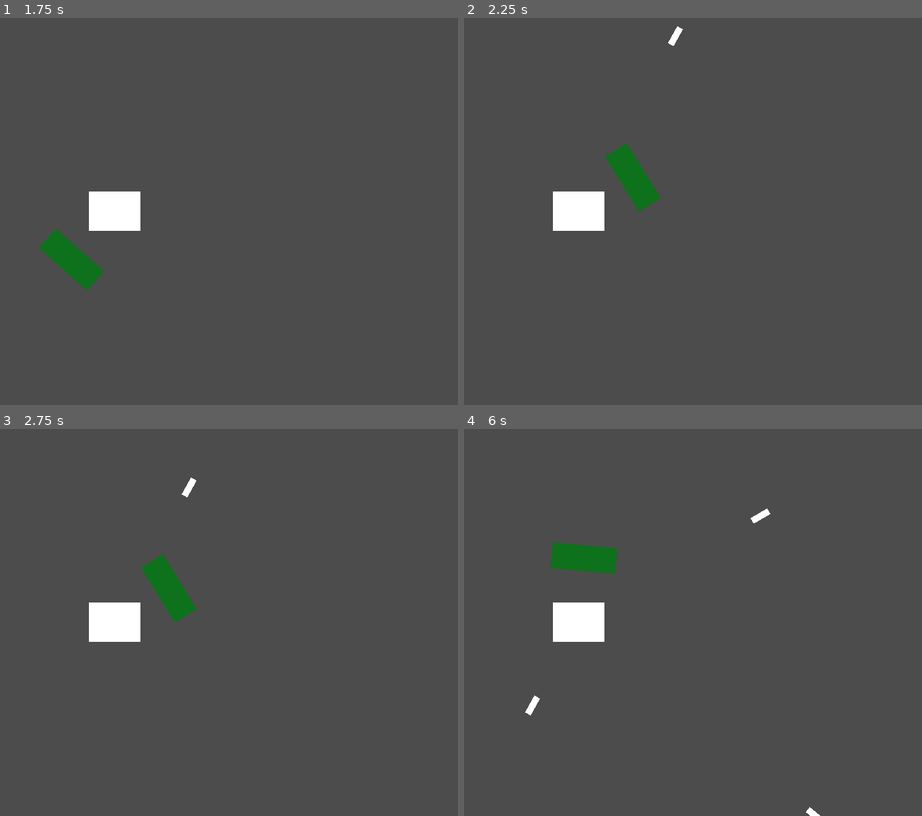
Above: before the commit, frames 1-4 (two rows, left to right).
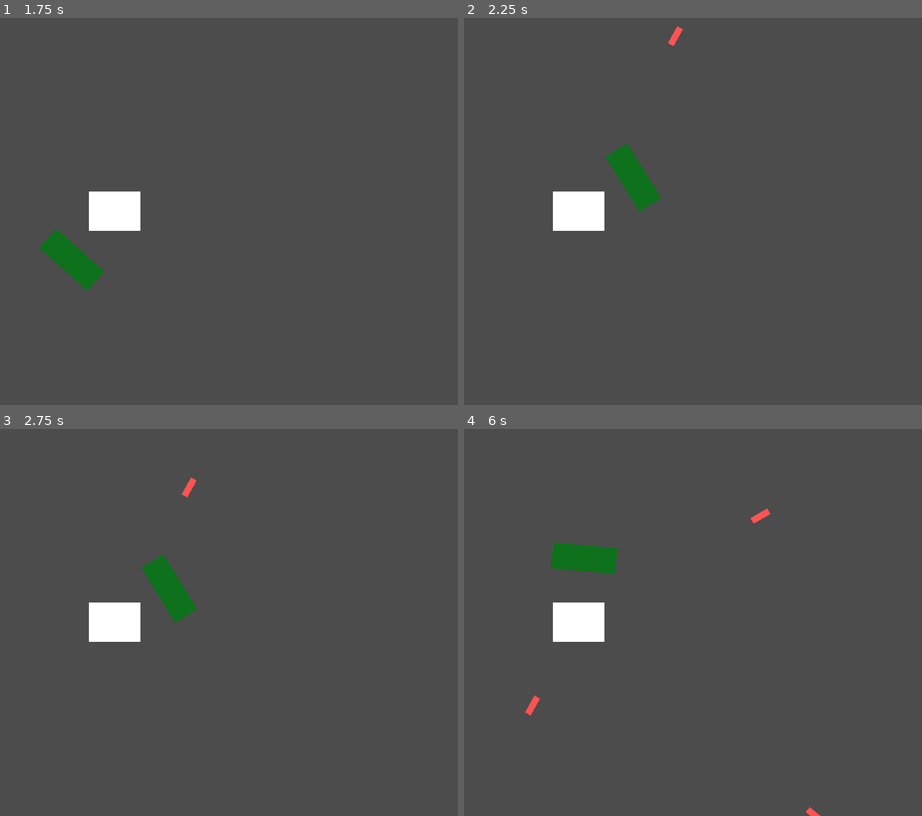
Above: after the commit, the same moments.

Repository: honoriocassiano/the-silent-protector-simulator
Game: Godot game, scene res://Main.tscn
Same seed, same stepped clock (60 frames per second), same inputs: the game is played once before the commit and once after it.
Inputs (mouse positions are in pixels of both pictures, inside the frame that each line leads up to):
- Up to frame 1 (1.75 s): tap Enter at 0.5 s; move the mouse to (311, 192) at 0.52 s; hold Right (move_right) 0.53-1.28 s; tap Space at 1.25 s; move the mouse to (96, 230) at 1.27 s; hold Down (move_down) from 1.28 s (still down)
- Up to frame 2 (2.25 s): tap Enter at 2 s; move the mouse to (715, 126) at 2.02 s; release Down (move_down) at 2.03 s; hold Right (move_right) from 2.03 s (still down)
- Up to frame 3 (2.75 s): keep holding Right (move_right)
- Up to frame 4 (6 s): move the mouse to (638, 699) at 2.77 s; release Right (move_right) at 2.78 s; hold Up (move_up) 2.78-3.53 s; move the mouse to (816, 680) at 3.52 s; hold Left (move_left) 3.53-5.03 s; move the mouse to (509, 564) at 4.27 s; move the mouse to (688, 622) at 5.02 s; hold Down (move_down) 5.03-5.78 s; move the mouse to (587, 525) at 5.77 s; hold Right (move_right) from 5.78 s (still down)

Frame 1 is identical in both runs. In frame 2, less than 0.1% of the frame differs, in the area x 44-48%, y 2-8%; in frame 3, less than 0.1%; in frame 4, 0.2%, in the area x 13-78%, y 20-100%.

Commit message:
Set layer and collision mask on Shoot

Diff:
--- a/Shoot.tscn
+++ b/Shoot.tscn
@@ -4,6 +4,7 @@
 extents = Vector2( 5, 15 )
 
 [node name="Area2D" type="RigidBody2D"]
+collision_layer = 2
 mass = 0.00102041
 gravity_scale = 0.0
 
@@ -15,6 +16,7 @@
 margin_top = -15.0
 margin_right = 5.0
 margin_bottom = 15.0
+color = Color( 1, 0.32549, 0.32549, 1 )
 __meta__ = {
 "_edit_use_anchors_": false
 }
